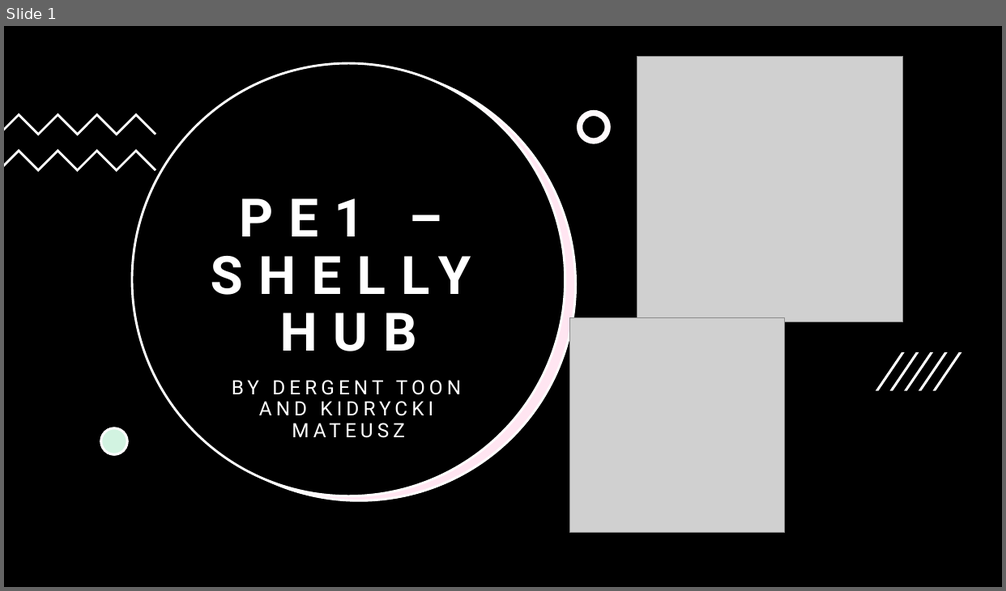
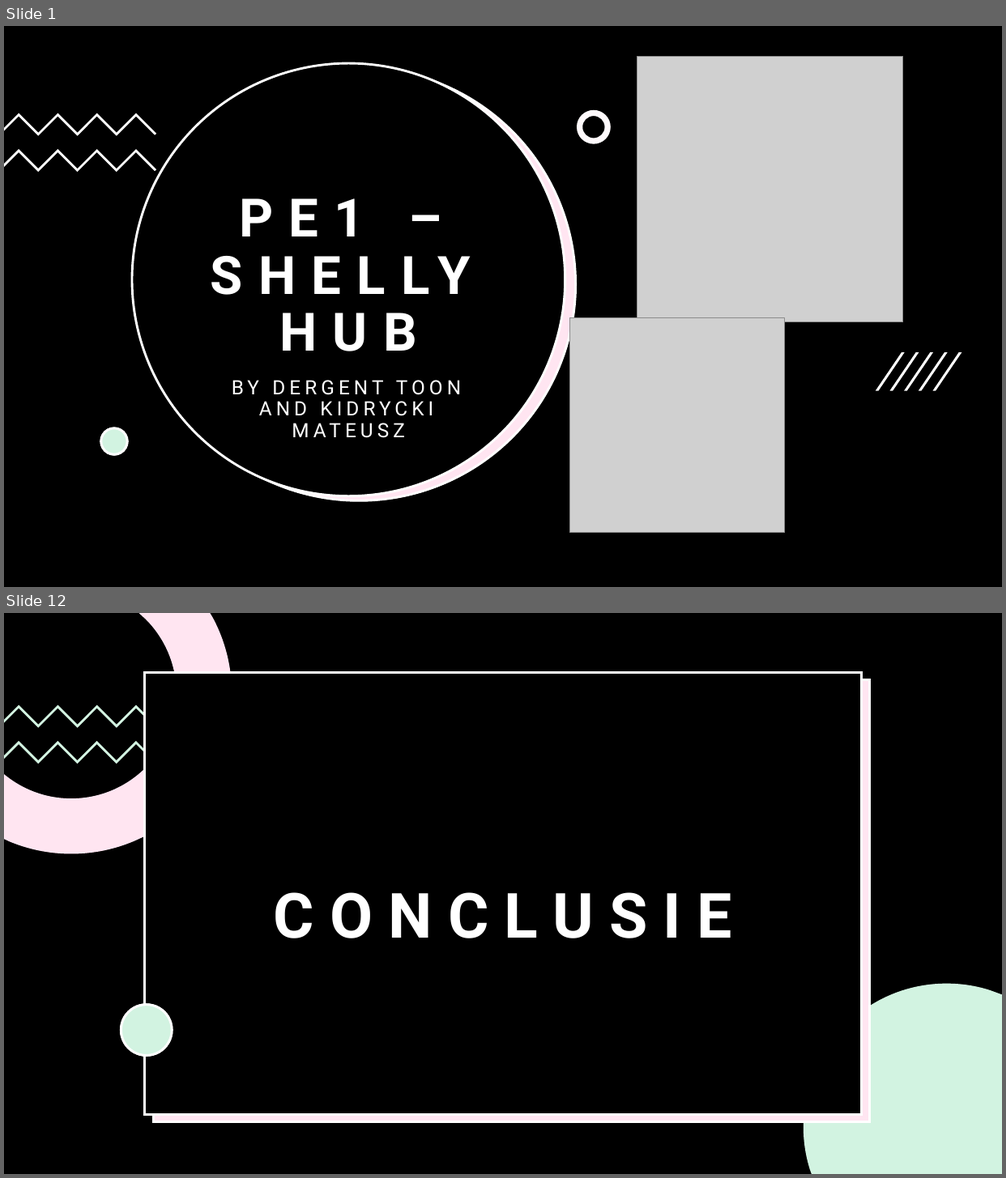
Before and after one commit to Matrixiem637/Practice-Enterprise-1, a slide deck: Verslag/Powerpoint PE.pptx. Shown one above the other, each under a label of ours: slide 1 before the commit, slides 1 and 12 after it; the slides between them are not shown. The pictures are 1006x591 and 1006x1178 pixels, drawn with LibreOffice and Linux fonts; fonts in the diff are those of the drawing; grey boxes stand for pictures. Boxes give left, top, right and bottom in pixels: in the first picture for what was removed or moved away, otherwise in the second. Text is boxed around its words. In the diff, an @@ line names an element or a change of style, - is before the commit and + after.

```diff
--- a/Verslag/Powerpoint PE.pptx
+++ b/Verslag/Powerpoint PE.pptx
@@ slide 12 added at [4, 613, 1002, 1174], background #000000 @@
@@ rectangle added at [4, 613, 1002, 1174], fill #000000 @@
@@ freeform shape added at [4, 613, 232, 854], fill #FFFFFF @@
@@ freeform shape added at [4, 613, 232, 854], fill #FF80BD at 20% opacity @@
@@ rectangle added at [145, 673, 861, 1115], fill #000000, outline #FFFFFF 2.25 pt @@
@@ rectangle added at [153, 680, 869, 1122], fill #FFFFFF, outline #FFFFFF 2.25 pt @@
@@ rectangle added at [153, 680, 869, 1122], fill #FF80BD at 20% opacity, outline #FFFFFF 2.25 pt @@
@@ freeform shape added at [4, 705, 157, 727], fill #FFFFFF @@
@@ freeform shape added at [4, 705, 157, 727], fill #21C46B at 20% opacity @@
@@ freeform shape added at [4, 741, 157, 764], fill #FFFFFF @@
@@ freeform shape added at [4, 741, 157, 764], fill #21C46B at 20% opacity @@
@@ title added at [274, 892, 732, 939], 60 pt, text #FFFFFF, bold @@
+CONCLUSIE
@@ freeform shape added at [803, 983, 1002, 1174], fill #FFFFFF @@
@@ freeform shape added at [803, 983, 1002, 1174], fill #21C46B at 20% opacity @@
@@ ellipse added at [121, 1004, 172, 1055], fill #FFFFFF, outline #FFFFFF 2.25 pt @@
@@ ellipse added at [121, 1004, 172, 1055], fill #21C46B at 20% opacity, outline #FFFFFF 2.25 pt @@
```
Also in this commit, not shown: 1 slide changed, 9 other slides added, 2 slides removed, 20 other files.
